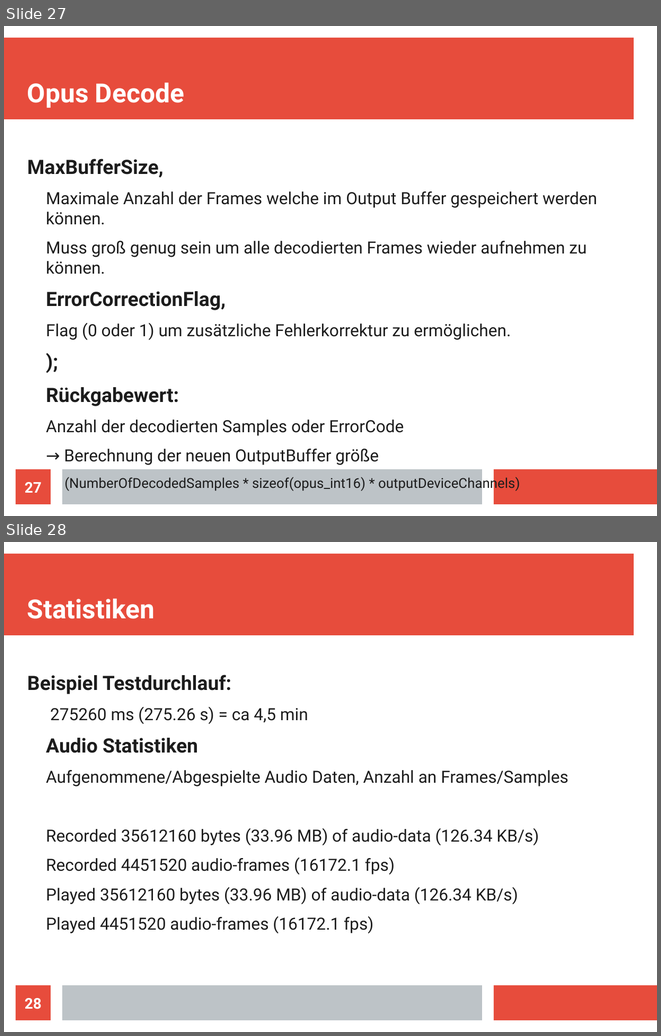
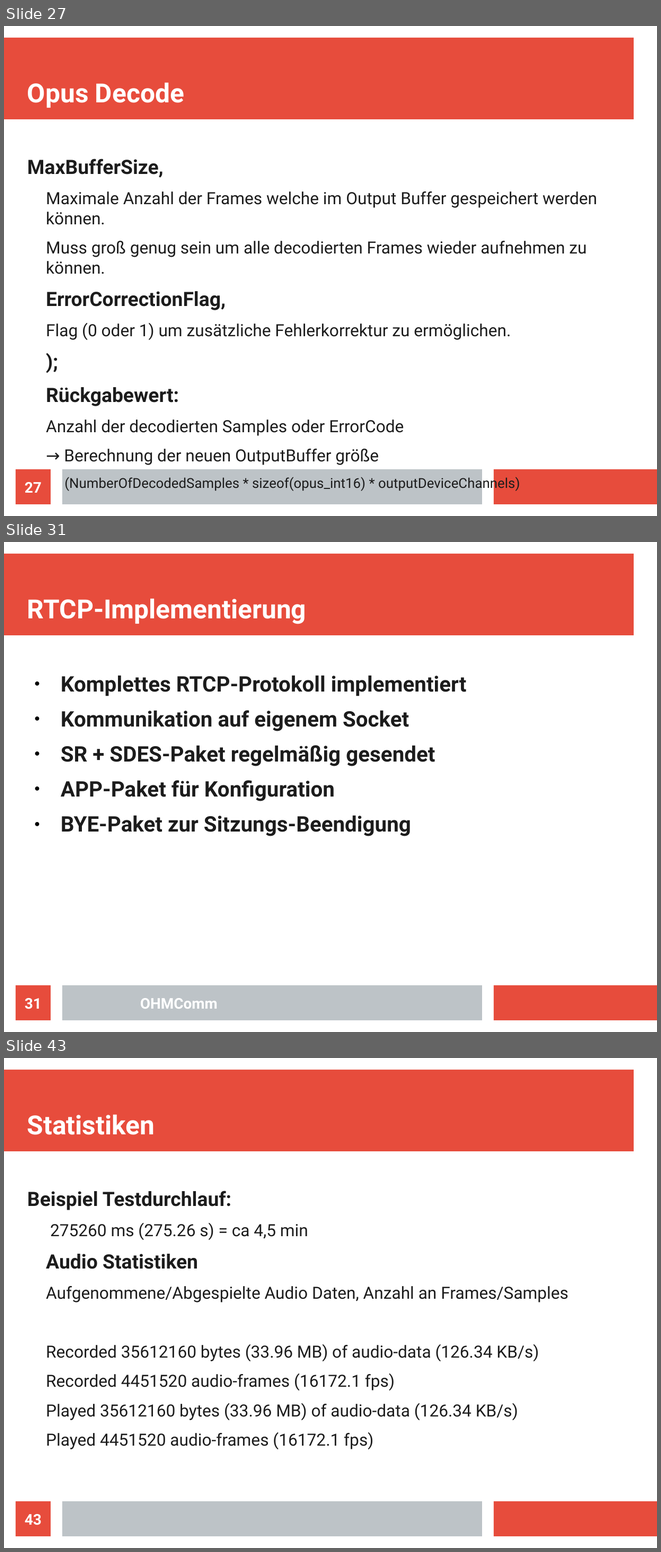
Before and after one commit to doe300/OHMComm, a slide deck: documents/OHMCommPres.odp. Shown one above the other, each under a label of ours: slides 27 and 28 before the commit, slides 27, 31 and 43 after it; the slides between them are not shown. The pictures are 661x1036 and 661x1552 pixels, drawn with LibreOffice and Linux fonts; fonts in the diff are those of the drawing. Boxes give left, top, right and bottom in pixels: in the first picture for what was removed or moved away, otherwise in the second. Text is boxed around its words. In the diff, an @@ line names an element or a change of style, - is before the commit and + after.

```diff
--- a/documents/OHMCommPres.odp
+++ b/documents/OHMCommPres.odp
@@ slide 31 added at (x1=4, y1=542, x2=657, y2=1032), background #FFFFFF; not listed: 3 template elements that a slide beside it also shows @@
@@ title added at (x1=27, y1=598, x2=306, y2=624), 32 pt, text #FFFFFF, bold @@
+RTCP-Implementierung
@@ text added at (x1=61, y1=675, x2=467, y2=836), 26 pt, text #1C1C1C, bold @@
+● Komplettes RTCP-Protokoll implementiert
+● Kommunikation auf eigenem Socket
+● SR + SDES-Paket regelmäßig gesendet
+● APP-Paket für Konfiguration
+● BYE-Paket zur Sitzungs-Beendigung
@@ page number added at (x1=16, y1=985, x2=51, y2=1020), fill #E74C3C, 18 pt, text #FFFFFF, bold @@
+31
@@ text added at (x1=140, y1=998, x2=218, y2=1008), 18 pt, text #FFFFFF, bold @@
+OHMComm
@@ what was slide 28 is now slide 43 @@
@@ page number at (x1=25, y1=1514, x2=42, y2=1525): text changed @@
-28
+43
```
Also in this commit, not shown: 14 other slides added.
